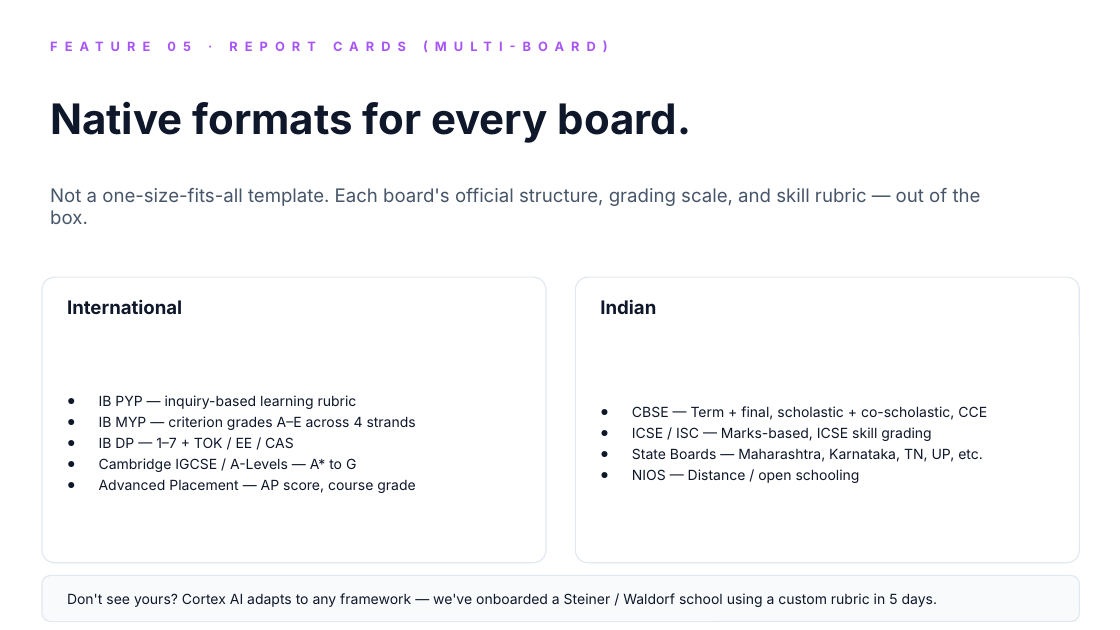
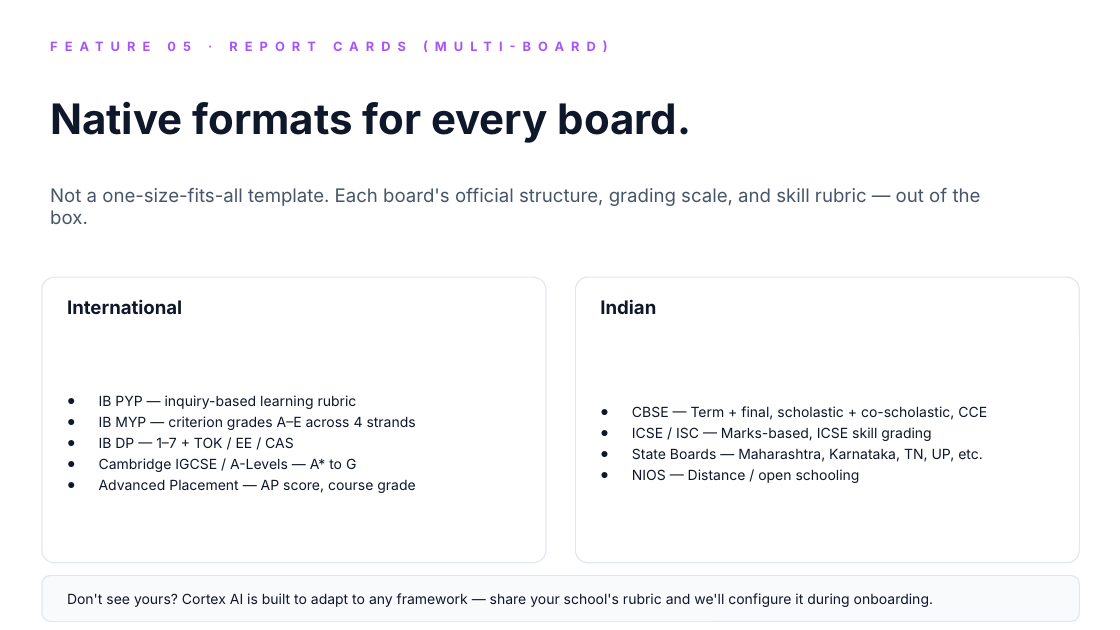
Before and after one commit to priyanknitmn/aivenx, a slide deck: slide 9 of AIvenX-Demo-Deck.pptx. Drawn at 1120x630 pixels with LibreOffice and Linux fonts; fonts in the diff are those of the drawing. Boxes give left, top, right and bottom in pixels: in the first picture for what was removed or moved away, otherwise in the second. Text is boxed around its words. In the diff, an @@ line names an element or a change of style, - is before the commit and + after.

Commit message:
Remove unverified Steiner/Waldorf onboarding claim from demo deck

```diff
--- a/AIvenX-Demo-Deck.pptx
+++ b/AIvenX-Demo-Deck.pptx
@@ text at [67,593,933,607]: text changed @@
-Don't see yours? Cortex AI adapts to any framework — we've onboarded a Steiner / Waldorf school using a custom rubric in 5 days.
+Don't see yours? Cortex AI is built to adapt to any framework — share your school's rubric and we'll configure it during onboarding.
```
Also in this commit, not shown: 3 other files.
